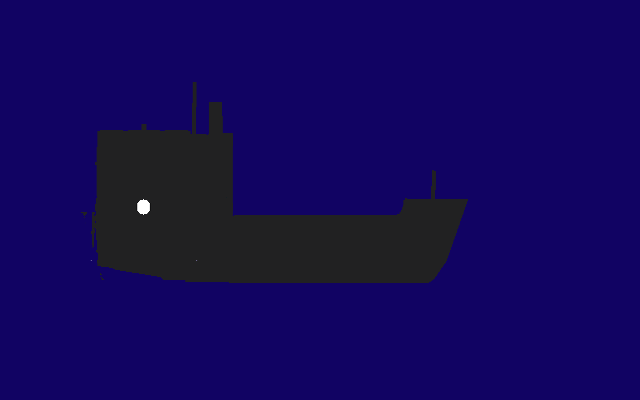
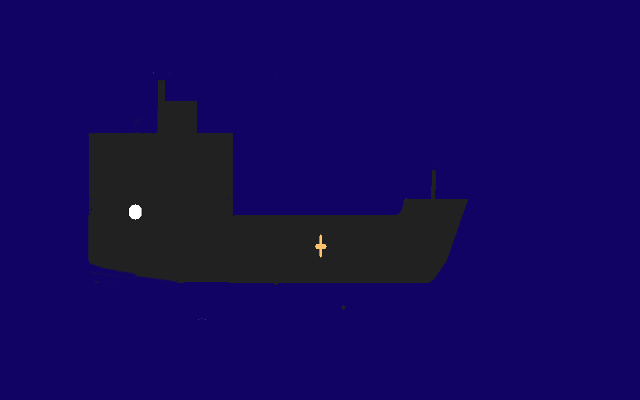
The second 640 x 400 image is a revision of the first. Changes to its layers:
added layer "Pastesternd Layer" above "stern light" over (88, 119, 278, 320)
added layer "stern light" above "chimney" over (89, 72, 193, 283)
renamed "stern" to "chimney", painted on it over (80, 101, 327, 285)
painted on "ship" over (142, 72, 439, 285)
painted on "Background" over (341, 305, 346, 310)
